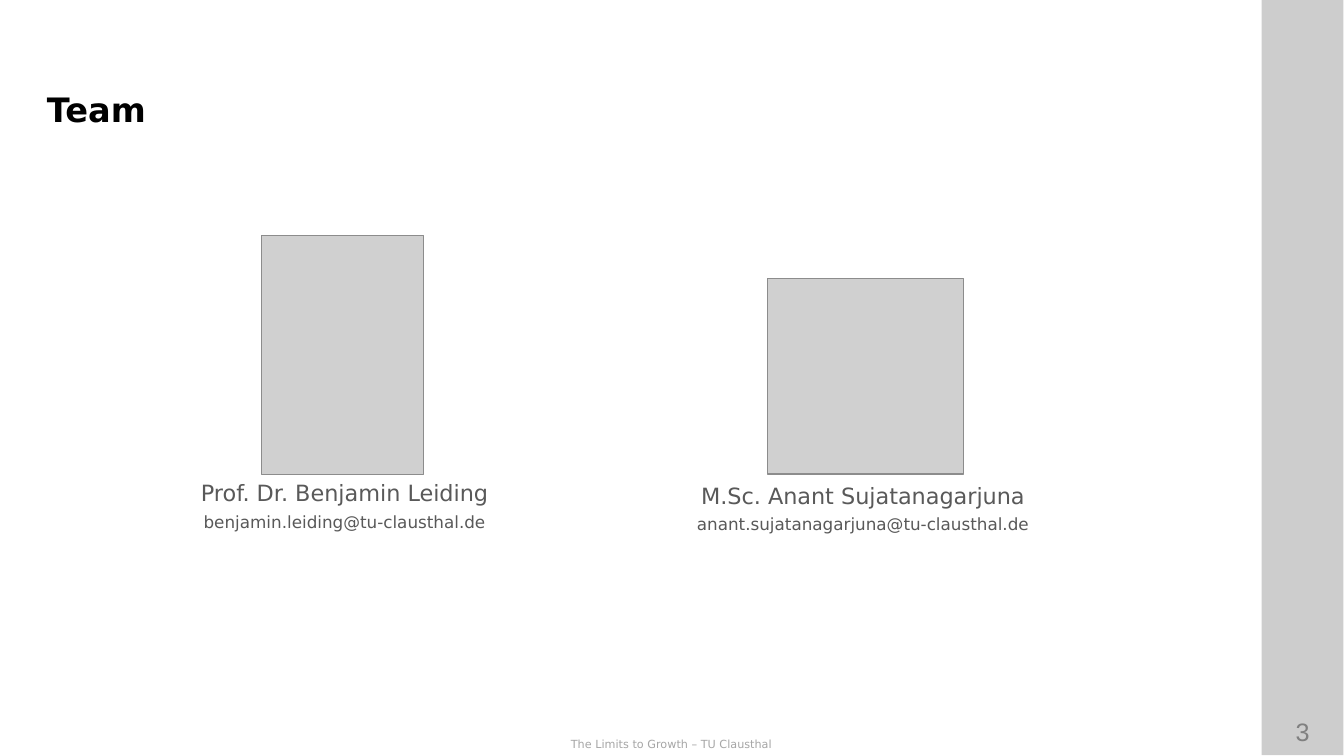
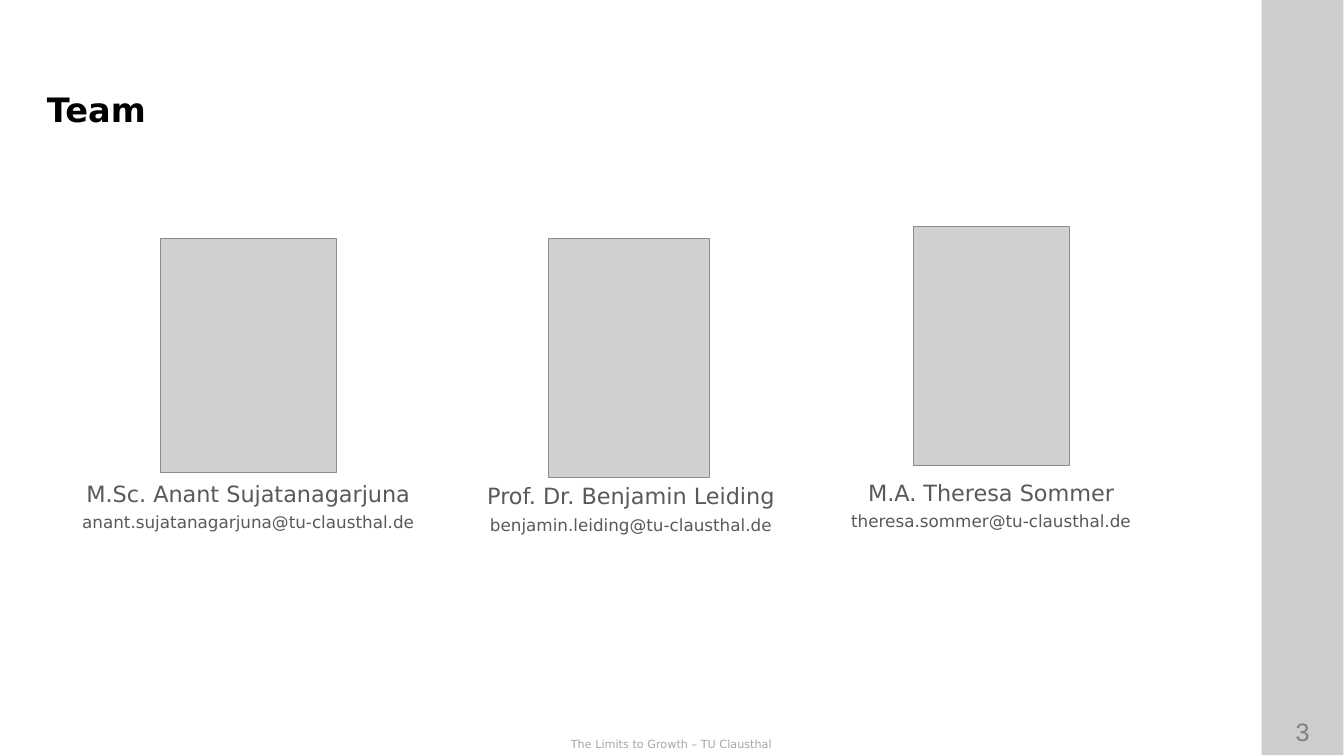
Before and after one commit to ETCE-LAB/teaching-material, a slide deck: slide 3 of The-Limits-to-Growth/LTG-L00-Organization.pptx. Drawn at 1344x756 pixels with LibreOffice and Linux fonts; fonts in the diff are those of the drawing; grey boxes stand for pictures; background and template pictures are left out. Boxes give left, top, right and bottom in pixels: in the first picture for what was removed or moved away, otherwise in the second. Text is boxed around its words. In the diff, an @@ line names an element or a change of style, - is before the commit and + after.

```diff
--- a/The-Limits-to-Growth/LTG-L00-Organization.pptx
+++ b/The-Limits-to-Growth/LTG-L00-Organization.pptx
@@ picture: place and size @@
-picture at [767, 278, 964, 474]
+picture at [160, 238, 336, 472]
@@ picture: place and size @@
-picture at [262, 235, 424, 474]
+picture at [548, 238, 711, 477]
@@ picture added at [913, 227, 1070, 466] @@
@@ text "Prof. Dr. Benjamin Leiding": place and size @@
-text "Prof. Dr. Benjamin Leiding" at [201, 484, 489, 532]
+text "Prof. Dr. Benjamin Leiding" at [487, 487, 775, 535]
@@ text added at [82, 485, 414, 532], 12 pt, text #595959 @@
+M.Sc. Anant Sujatanagarjuna
+anant.sujatanagarjuna@tu-clausthal.de
@@ text at [851, 484, 1131, 530]: text changed @@
-M.Sc. Anant Sujatanagarjuna
-anant.sujatanagarjuna@tu-clausthal.de
+M.A. Theresa Sommer
+theresa.sommer@tu-clausthal.de
```
Also in this commit, not shown: 5 other slides changed, 1 other file.
